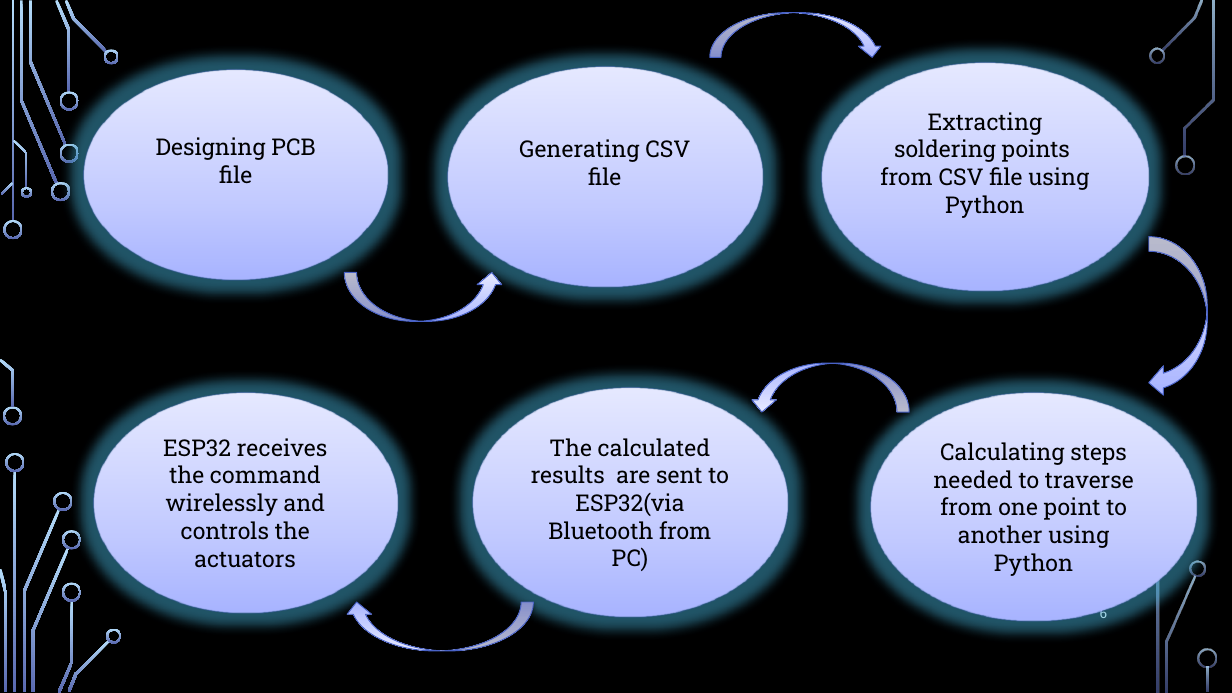
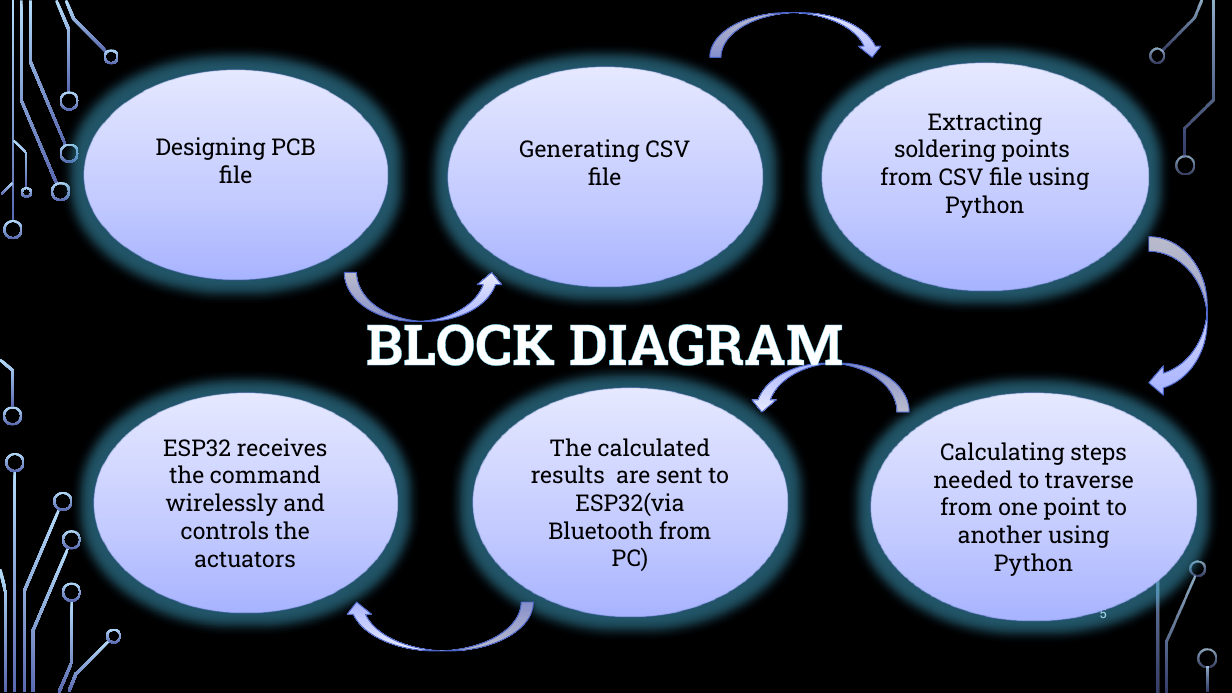
Before and after one commit to kasi2809/plotter_mini_rceg, a slide deck: slide 5 of automated_soldering_machine.pptx (slide 6 before the commit). Drawn at 1232x693 pixels with LibreOffice and Linux fonts; fonts in the diff are those of the drawing; background and template pictures are left out. Boxes give left, top, right and bottom in pixels: in the first picture for what was removed or moved away, otherwise in the second. Text is boxed around its words. In the diff, an @@ line names an element or a change of style, - is before the commit and + after.

Commit message:
removed block diagram contents in list form

```diff
--- a/automated_soldering_machine.pptx
+++ b/automated_soldering_machine.pptx
@@ text added at (x1=366, y1=313, x2=843, y2=378), 44 pt, text #FFFFFF, bold @@
+BLOCK DIAGRAM
```
Also in this commit, not shown: 3 other slides changed, 1 slide removed.
